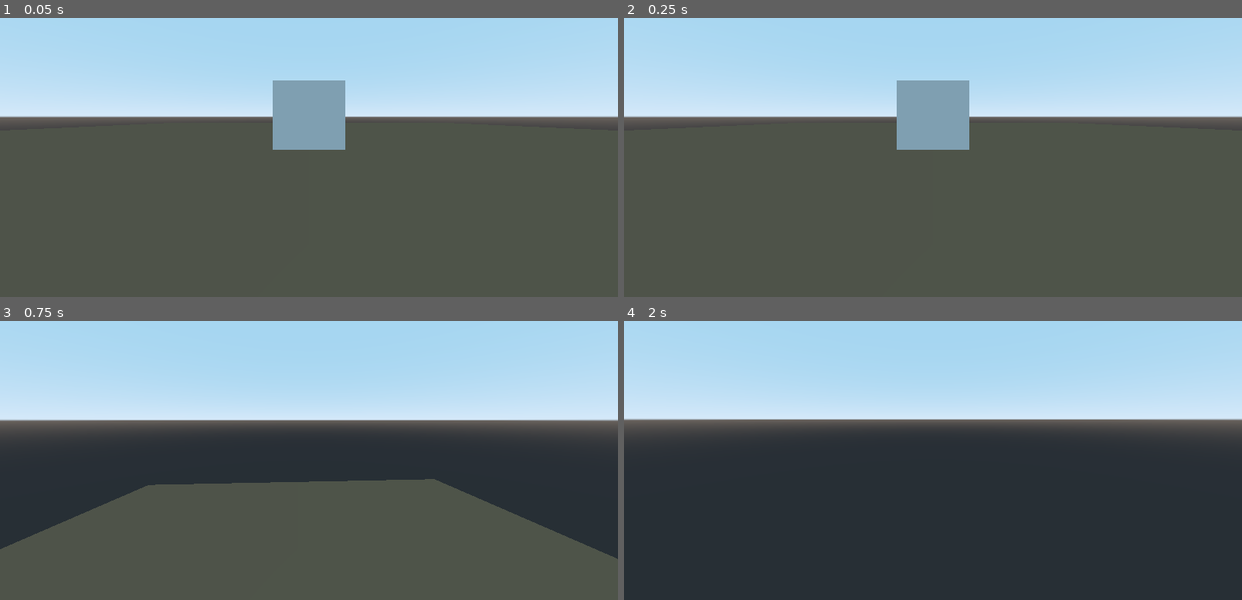
Above: before the commit, frames 1-4 (two rows, left to right).
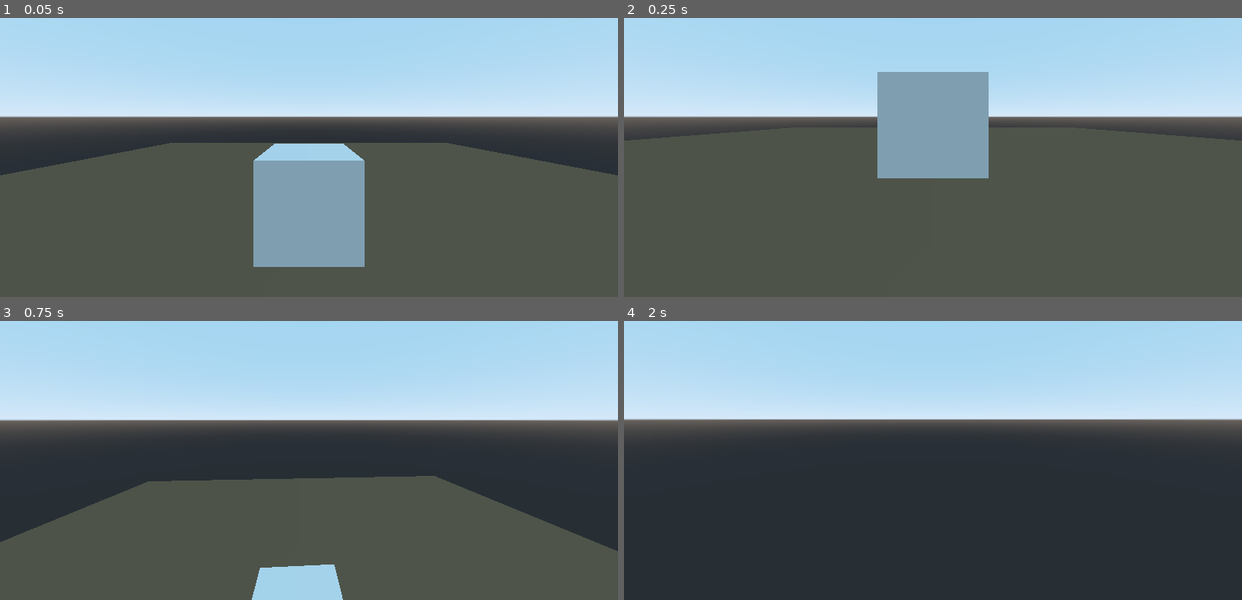
Above: after the commit, the same moments.

Repository: Picachomem/collision-3d
Game: Godot game, scene res://Spatial.tscn
The game is run twice, just before and just after one commit, with the same random seed, the same clock (stepped at 60 frames per second) and the same inputs.
Inputs (mouse positions are in pixels of both pictures, inside the frame that each line leads up to):
- Up to frame 1 (0.05 s): no input
- Up to frame 2 (0.25 s): no input
- Up to frame 3 (0.75 s): tap Enter (ui_accept) at 0.5, 0.6 s; move the mouse to (339, 418) at 0.52 s; hold W (up) from 0.53 s (still down)
- Up to frame 4 (2 s): keep holding W (up); tap Enter (ui_accept) at 0.77, 1.07, 1.35, 1.52, 1.82 s; move the mouse to (902, 421) at 1.27 s

The runs differ from the first frame. In frame 1, 17% of the frame differs, in the area x 0-100%, y 22-90%; in frame 2, 4.2%; in frame 3, 3.2%; in frame 4, nothing differs.

Commit message:
jump and falling working

Diff:
--- a/KinematicBody.gd
+++ b/KinematicBody.gd
@@ -79,8 +79,13 @@
 #		camera.rotation_degrees.x -= MOUSE_SENSITIVITY * event.relative.y
 #		camera_angle += change
 
+var space
+var ray_cast_down = Vector3()
+var result = false
+
+var prev_transform = Vector3()
 var velocity = Vector3()
-var vertical_velocity = Vector3(0, -14, 0)
+var vertical_velocity = Vector3(0, -20, 0)
 var residual = Vector3()
 var velocity_x = Vector3()
 var velocity_z = Vector3()
@@ -164,9 +169,32 @@
 	get_input()
 	move_and_collide(velocity * delta)
 	move_and_collide(vertical_velocity * delta)
-	vertical_velocity.y -= 1.4
-	vertical_velocity.y = max(vertical_velocity.y, -14)
-
+
+	if (prev_transform.y - global_transform.origin.y <= 0.000003) and (vertical_velocity.y <=0):
+		vertical_velocity = Vector3(0,0,0)
+
+#	if !(test_move(self.transform, Vector3(0,-0.01,0))):
+#		vertical_velocity.y -= 1.4
+#		vertical_velocity.y = max(vertical_velocity.y, -20)
+#
+#	elif (test_move(self.transform, Vector3(0,-0.01,0))):
+#		vertical_velocity = Vector3()
+
+	space = get_world().direct_space_state
+	ray_cast_down = global_transform.origin
+	ray_cast_down.y -= 1.4
+	result = space.intersect_ray(global_transform.origin, ray_cast_down, [self])
+
+	if (result.size() == 0):
+		vertical_velocity.y -= 1.4
+		vertical_velocity.y = max(vertical_velocity.y, -30)
+
+	else:
+		vertical_velocity = Vector3(0,0,0)
+
+	#print (global_transform.origin.y)
+
+	prev_transform = global_transform.origin
 
 func _input(event):
 	if !(event is InputEventMouseMotion) and !(Input.is_action_just_pressed("ui_accept")):
@@ -181,4 +209,4 @@
 			camera_angle += change
 
 	if (Input.is_action_just_pressed("ui_accept")):
-		vertical_velocity += Vector3(0,36,0)
+		vertical_velocity += Vector3(0,24,0)
--- a/Spatial.tscn
+++ b/Spatial.tscn
@@ -7,7 +7,7 @@
 
 [sub_resource type="CubeMesh" id=2]
 
-[sub_resource type="CapsuleShape" id=3]
+[sub_resource type="CylinderShape" id=5]
 
 [sub_resource type="CubeMesh" id=4]
 material = ExtResource( 2 )
@@ -15,7 +15,7 @@
 [node name="Spatial" type="Spatial"]
 
 [node name="StaticBody" type="StaticBody" parent="."]
-transform = Transform( 1, 0, 0, 0, 1, 0, 0, 0, 1, 0, 2.90343, 0 )
+transform = Transform( 1.4, 0, 0, 0, 1.4, 0, 0, 0, 1.4, 0, 3.30343, 0 )
 
 [node name="CollisionShape" type="CollisionShape" parent="StaticBody"]
 shape = SubResource( 1 )
@@ -24,15 +24,15 @@
 mesh = SubResource( 2 )
 
 [node name="KinematicBody" type="KinematicBody" parent="."]
-transform = Transform( 1, 0, 0, 0, 1, 0, 0, 0, 1, 5.98094, 2.90346, 0 )
+transform = Transform( 1, 0, 0, 0, 1, 0, 0, 0, 1, 5.98094, 5.93279, 0 )
 script = ExtResource( 1 )
 
 [node name="CollisionShape" type="CollisionShape" parent="KinematicBody"]
-transform = Transform( -1.74846e-008, -0.4, 2.62268e-008, 0, -1.74846e-008, -0.6, 0.4, -1.74846e-008, 1.14641e-015, 0, 0, 0 )
-shape = SubResource( 3 )
+transform = Transform( -2.62268e-008, 0, 0.6, 0, 1, 0, -0.6, 0, -2.62268e-008, 0, -0.372195, 0 )
+shape = SubResource( 5 )
 
 [node name="Camera" type="Camera" parent="KinematicBody"]
-transform = Transform( -4.37114e-008, 0, 1, 0, 1, 0, -1, 0, -4.37114e-008, 0, 0.4, 0 )
+transform = Transform( -4.37114e-008, 0, 1, 0, 1, 0, -1, 0, -4.37114e-008, 0, 0.28482, 0 )
 fov = 90.0
 
 [node name="StaticBody2" type="StaticBody" parent="."]
